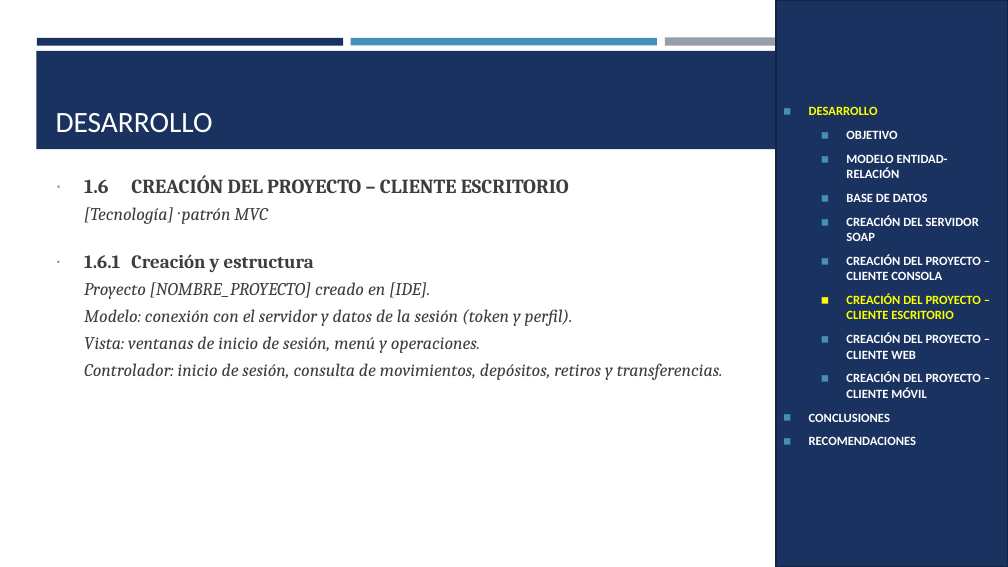
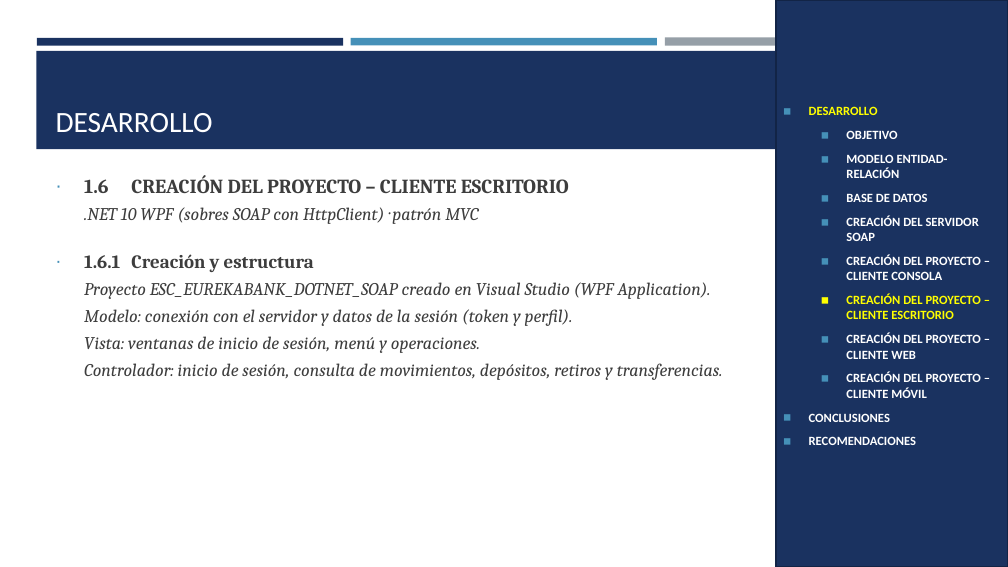
Before and after one commit to IMarcusDev/TI.1.2.-PAO202651_SOAP_DOTNET_CONBDD_NRC36883_GR04, a slide deck: slide 18 of 05. DOCUMENTACION/PRESENTACION TI.1.2. SOAP con BDD en DOTNET GR4.pptx (slide 17 before the commit). Drawn at 1008x567 pixels with LibreOffice and Linux fonts; fonts in the diff are those of the drawing. Boxes give left, top, right and bottom in pixels: in the first picture for what was removed or moved away, otherwise in the second. Text is boxed around its words. In the diff, an @@ line names an element or a change of style, - is before the commit and + after.

```diff
--- a/05. DOCUMENTACION/PRESENTACION TI.1.2. SOAP con BDD en DOTNET GR4.pptx
+++ b/05. DOCUMENTACION/PRESENTACION TI.1.2. SOAP con BDD en DOTNET GR4.pptx
@@ text at bbox=[84, 207, 479, 224]: text changed @@
-[Tecnología] · patrón MVC
+.NET 10 WPF (sobres SOAP con HttpClient) · patrón MVC
@@ text at bbox=[84, 282, 711, 299]: text changed @@
-Proyecto [NOMBRE_PROYECTO] creado en [IDE].
+Proyecto ESC_EUREKABANK_DOTNET_SOAP creado en Visual Studio (WPF Application).
```
Also in this commit, not shown: 19 other slides changed, 4 slides added.
